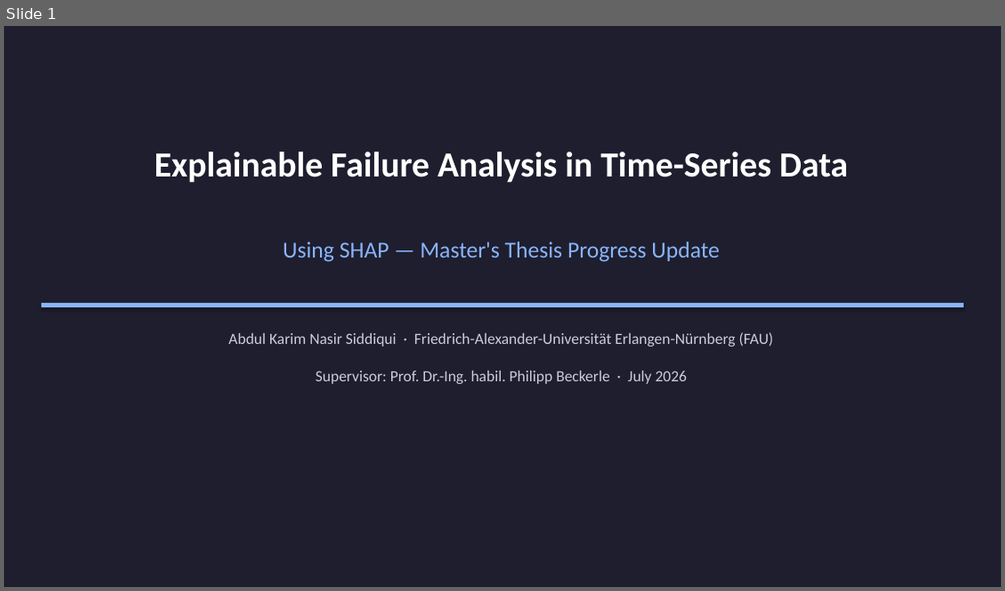
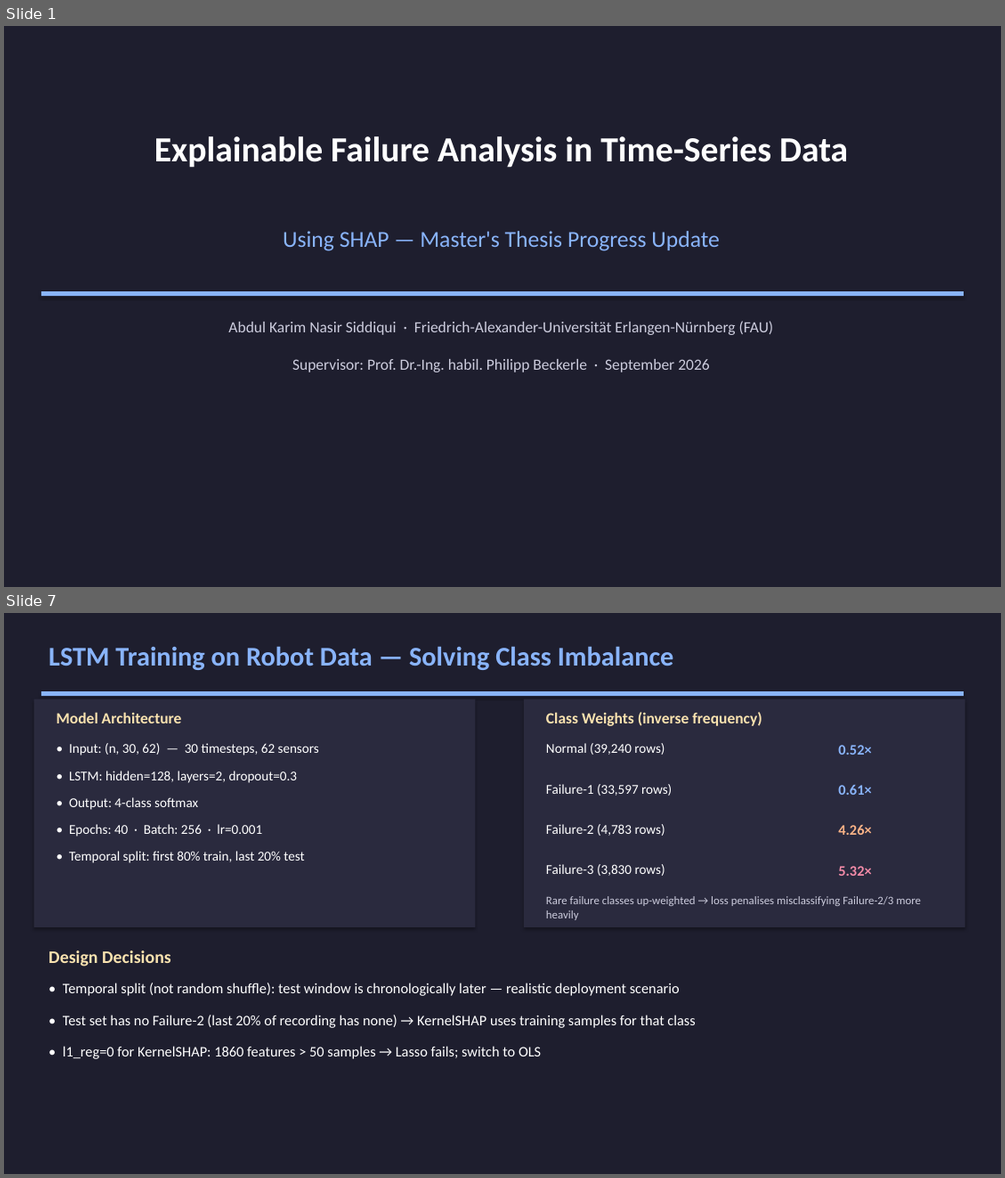
Before and after one commit to karimnasir553/MA_Siddiqui, a slide deck: MA_Siddiqui_Progress.pptx. Shown one above the other, each under a label of ours: slide 1 before the commit, slides 1 and 7 after it; the slides between them are not shown. The pictures are 1005x591 and 1005x1178 pixels, drawn with LibreOffice and Linux fonts; fonts in the diff are those of the drawing. Boxes give left, top, right and bottom in pixels: in the first picture for what was removed or moved away, otherwise in the second. Text is boxed around its words. In the diff, an @@ line names an element or a change of style, - is before the commit and + after.

```diff
--- a/MA_Siddiqui_Progress.pptx
+++ b/MA_Siddiqui_Progress.pptx
@@ slide 7 added at <box>4,613,1001,1174</box>, background #FFFFFF @@
@@ rectangle added at <box>4,613,1001,1174</box>, fill #1E1E2E @@
@@ text added at <box>48,646,674,670</box>, 26 pt, text #89B4FA, bold @@
+LSTM Training on Robot Data — Solving Class Imbalance
@@ rectangle added at <box>41,691,963,696</box>, fill #89B4FA @@
@@ rectangle added at <box>34,699,475,927</box>, fill #2A2A3E @@
@@ text added at <box>57,712,182,723</box>, 15 pt, text #F9E2AF, bold @@
+Model Architecture
@@ rectangle added at <box>524,699,965,927</box>, fill #2A2A3E @@
@@ text added at <box>546,712,761,726</box>, 15 pt, text #F9E2AF, bold @@
+Class Weights (inverse frequency)
@@ text added at <box>69,743,319,755</box>, 13 pt, text #FFFFFF @@
+• Input: (n, 30, 62) — 30 timesteps, 62 sensors
@@ text added at <box>546,743,664,755</box>, 13 pt, text #FFFFFF @@
+Normal (39,240 rows)
@@ text added at <box>838,745,871,755</box>, 14 pt, text #89B4FA, bold @@
+0.52×
@@ text added at <box>69,771,298,783</box>, 13 pt, text #FFFFFF @@
+• LSTM: hidden=128, layers=2, dropout=0.3
@@ text added at <box>69,797,198,810</box>, 13 pt, text #FFFFFF @@
+• Output: 4-class softmax
@@ text added at <box>546,784,672,795</box>, 13 pt, text #FFFFFF @@
+Failure-1 (33,597 rows)
@@ text added at <box>838,785,871,795</box>, 14 pt, text #89B4FA, bold @@
+0.61×
@@ text added at <box>69,824,262,836</box>, 13 pt, text #FFFFFF @@
+• Epochs: 40 · Batch: 256 · lr=0.001
@@ text added at <box>546,824,665,835</box>, 13 pt, text #FFFFFF @@
+Failure-2 (4,783 rows)
@@ text added at <box>838,825,871,835</box>, 14 pt, text #FAB387, bold @@
+4.26×
@@ text added at <box>69,851,304,863</box>, 13 pt, text #FFFFFF @@
+• Temporal split: first 80% train, last 20% test
@@ text added at <box>546,864,665,876</box>, 13 pt, text #FFFFFF @@
+Failure-3 (3,830 rows)
@@ text added at <box>838,866,871,876</box>, 14 pt, text #F38BA8, bold @@
+5.32×
@@ text added at <box>546,896,921,920</box>, 11 pt, text #CCCCDD @@
+Rare failure classes up-weighted → loss penalises misclassifying Failure-2/3 more heavily
@@ text added at <box>48,950,171,966</box>, 17 pt, text #F9E2AF, bold @@
+Design Decisions
@@ text added at <box>63,982,680,996</box>, 14 pt, text #FFFFFF @@
+• Temporal split (not random shuffle): test window is chronologically later — realistic deployment scenario
@@ text added at <box>63,1014,695,1028</box>, 14 pt, text #FFFFFF @@
+• Test set has no Failure-2 (last 20% of recording has none) → KernelSHAP uses training samples for that class
@@ text added at <box>63,1046,541,1059</box>, 14 pt, text #FFFFFF @@
+• l1_reg=0 for KernelSHAP: 1860 features > 50 samples → Lasso fails; switch to OLS
@@ slide 1 changed as well @@
@@ 3 texts, 1 rectangle: place and size @@
-3 texts, 1 rectangle at <box>41,151,963,346</box>
+3 texts, 1 rectangle at <box>41,136,963,335</box>
@@ text at <box>292,359,709,372</box>: text changed @@
-Supervisor: Prof. Dr.-Ing. habil. Philipp Beckerle · July 2026
+Supervisor: Prof. Dr.-Ing. habil. Philipp Beckerle · September 2026
```
Also in this commit, not shown: 2 other slides changed, 10 other slides added, 14 slides removed, 1 other file.
